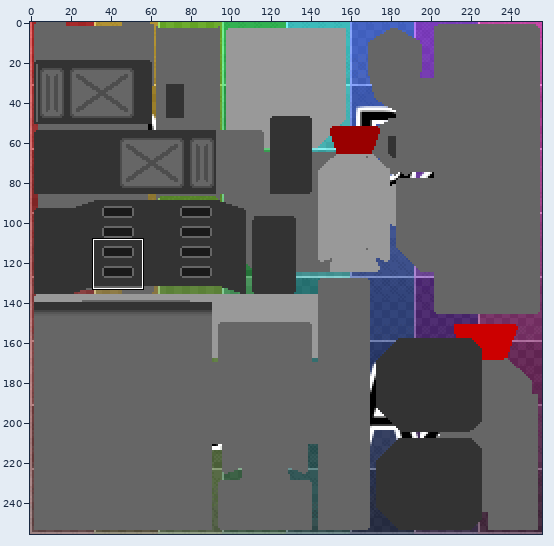
Two versions of one sprite sheet, source/scenes/parts/textures/tex_sgun0.png. Above: a wide view before the commit, with the close-up outlined.
Close-up. Before the edit:
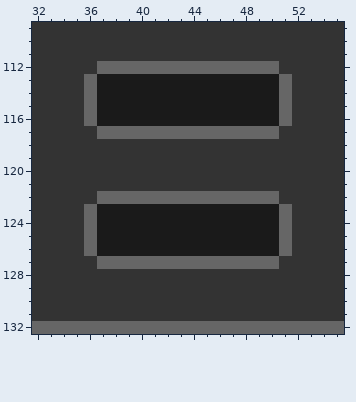
The file is 256x256 pixels. Colours within 5 levels of each other are drawn and written as one. Shown: x 32..55, y 109..132. The commit also changed other parts of the picture, which this record leaves out.
Once edited:
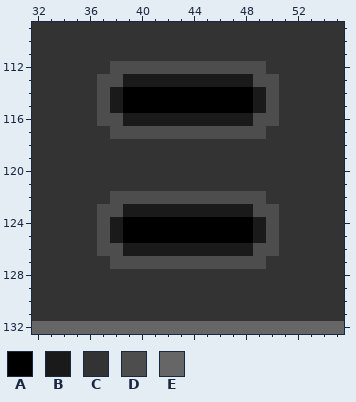
Palette (. is transparent): A #000000  B #1a1a1a  C #333333  D #4d4d4d  E #666666
What changed:
Colour B becomes colour A in rows 114 to 115 at x 39 to 48; in rows 124 to 125 at x 39 to 48.
Colour E becomes colour C in row 112 at x 37 and 50; in rows 113 to 116 at x 36 and 51; in row 117 at x 37 and 50; in row 122 at x 37 and 50; in rows 123 to 126 at x 36 and 51; in row 127 at x 37 and 50.
Colour B becomes colour D in row 113 at x 37 to 38 and 49 to 50; in rows 114 to 115 at x 37 and 50; in row 116 at x 37 to 38 and 49 to 50; in row 123 at x 37 to 38 and 49 to 50; in rows 124 to 125 at x 37 and 50; in row 126 at x 37 to 38 and 49 to 50.
Colour E becomes colour D in row 112 at x 38 to 49; in row 117 at x 38 to 49; in row 122 at x 38 to 49; in row 127 at x 38 to 49.
